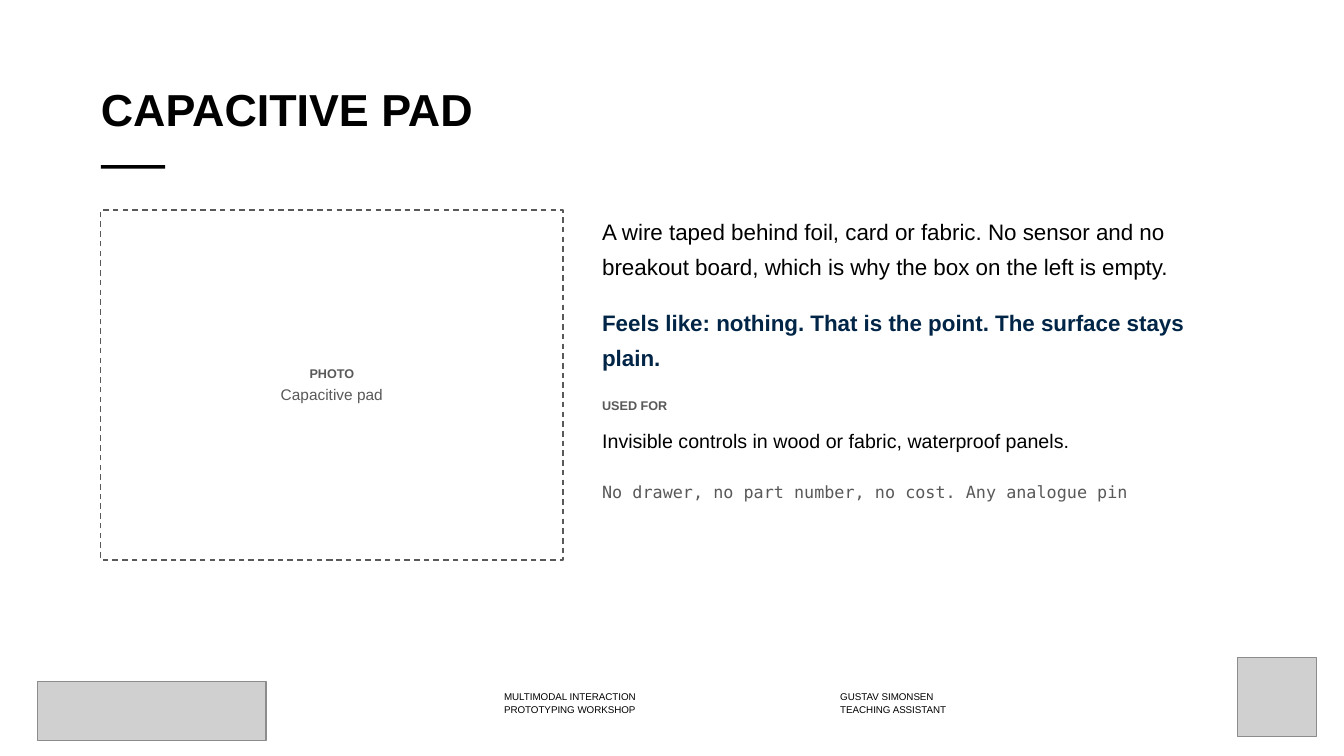
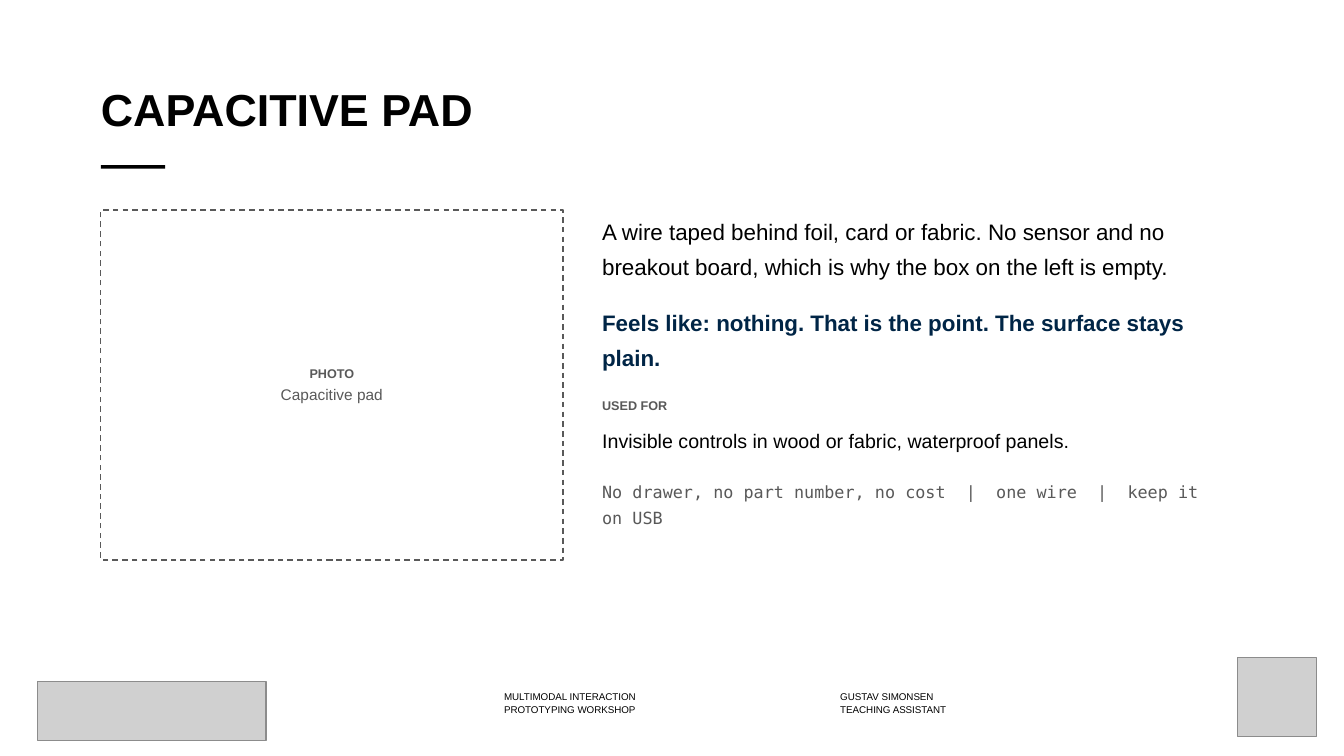
Before and after one commit to labtools-au/multimodal-actuator-workshop, a slide deck: slide 11 of docs/multimodal-actuator-workshop.pptx (slide 13 before the commit). Drawn at 1344x756 pixels with LibreOffice and Linux fonts; fonts in the diff are those of the drawing; grey boxes stand for pictures; background and template pictures are left out. Boxes give left, top, right and bottom in pixels: in the first picture for what was removed or moved away, otherwise in the second. Text is boxed around its words. In the diff, an @@ line names an element or a change of style, - is before the commit and + after.

```diff
--- a/docs/multimodal-actuator-workshop.pptx
+++ b/docs/multimodal-actuator-workshop.pptx
@@ text at (x1=602, y1=485, x2=1198, y2=502): text changed @@
-No drawer, no part number, no cost. Any analogue pin
+No drawer, no part number, no cost | one wire | keep it on USB
```
Also in this commit, not shown: 5 other slides changed, 1 slide added, 6 slides removed, 4 other files.
